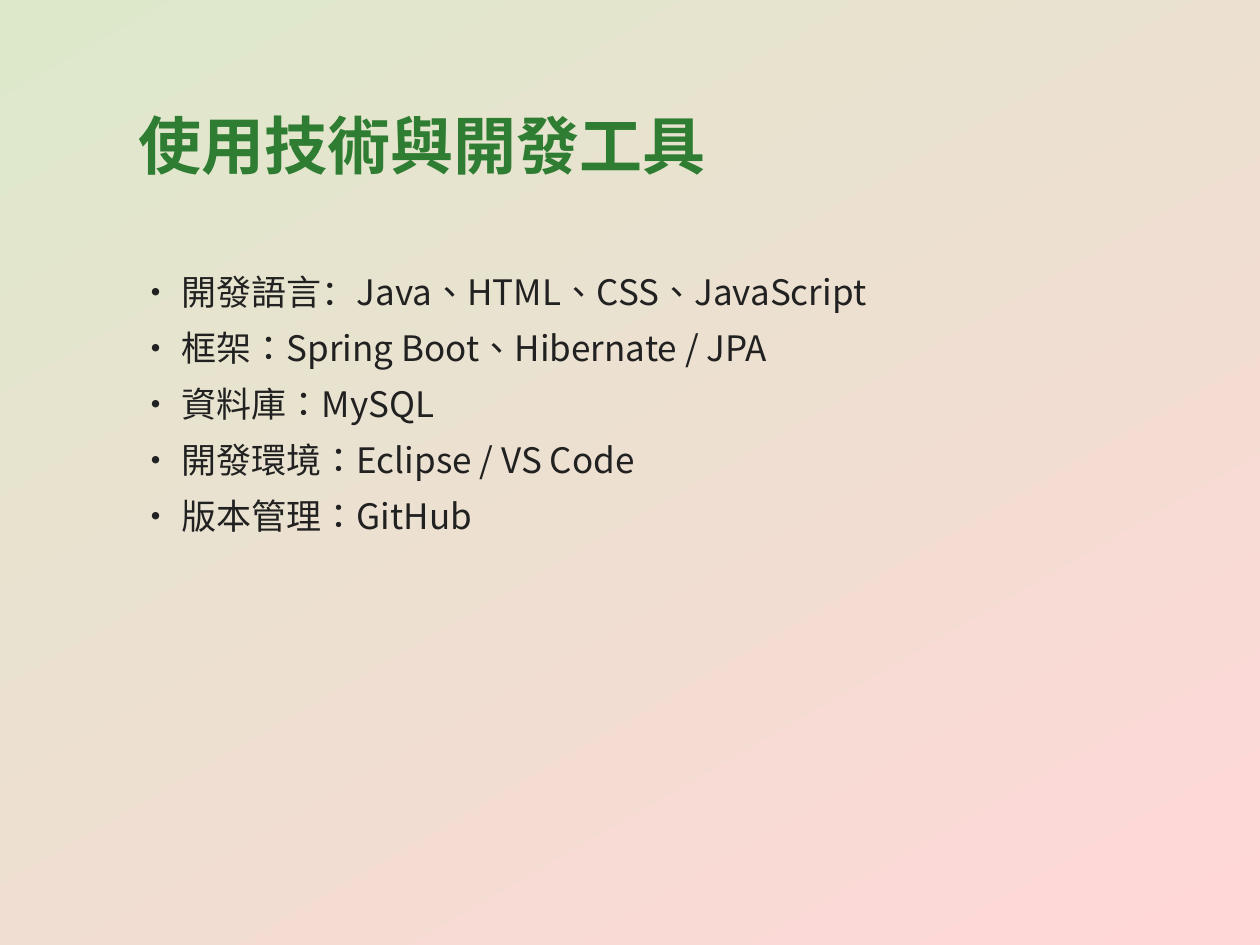
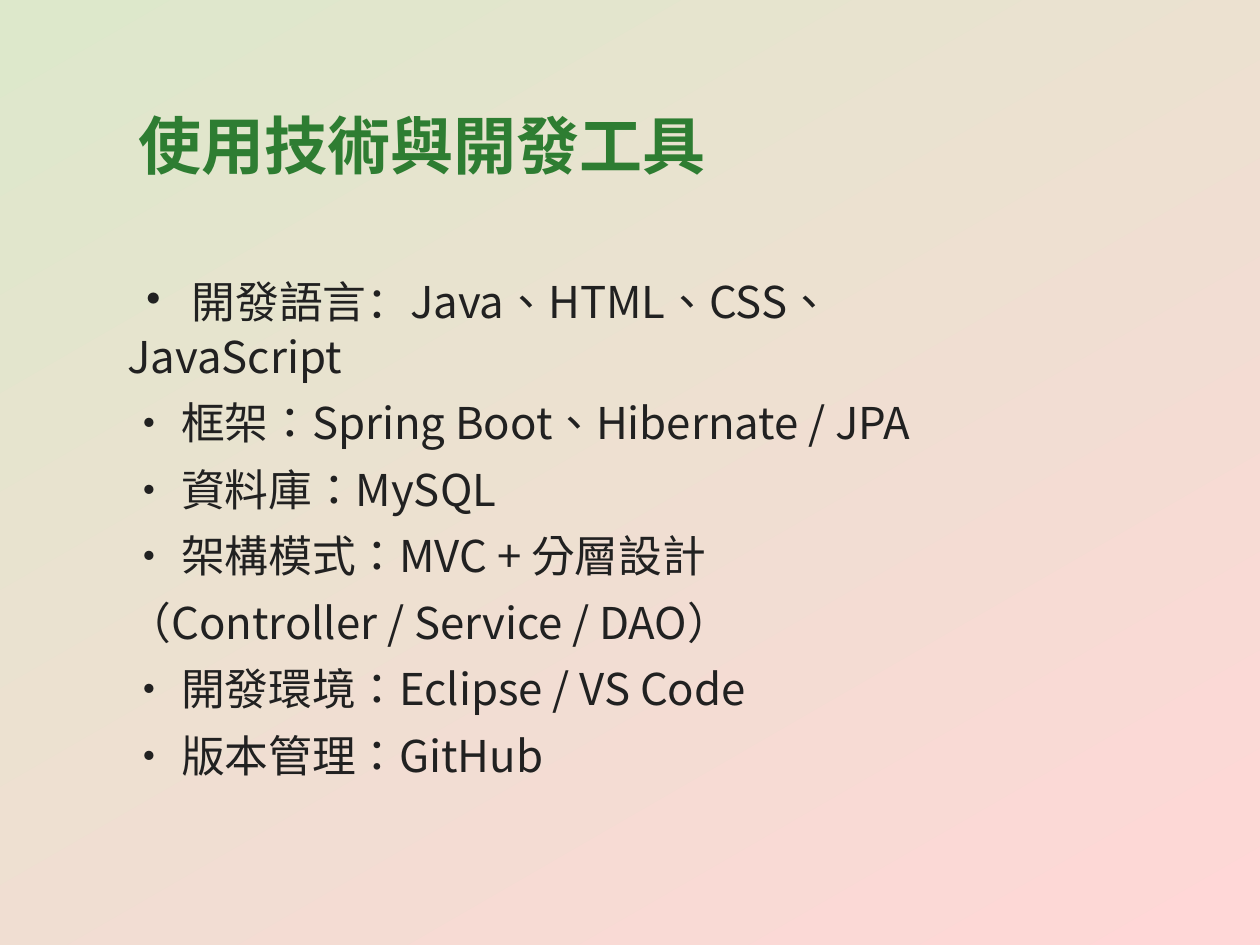
Before and after one commit to CYX1025/EasyBuyFarm, a slide deck: slide 5 of EasyBuyFarm_專案簡報.pptx. Drawn at 1260x945 pixels with LibreOffice and Linux fonts; fonts in the diff are those of the drawing. Boxes give left, top, right and bottom in pixels: in the first picture for what was removed or moved away, otherwise in the second. Text is boxed around its words. In the diff, an @@ line names an element or a change of style, - is before the commit and + after.

```diff
--- a/EasyBuyFarm_專案簡報.pptx
+++ b/EasyBuyFarm_專案簡報.pptx
@@ text "• 開發語言：Java、HTML、CSS、JavaScript": place and size @@
-text "• 開發語言：Java、HTML、CSS、JavaScript" at [181,275,866,532]
+text "• 開發語言：Java、HTML、CSS、JavaScript" at [128,281,910,776]
@@ text at [128,281,910,776]: size 20 to 30 pt in "•"; size 20 to 25 pt in "開發語言：Java、HTML、CSS、JavaScript", "• 框架：Spring Boot、Hibernate / JPA", "• 資料庫：MySQL", "• 開發環境：Eclipse / VS Code" and 1 more places @@
@@ text at [128,535,731,643]: paragraphs added @@
+• 架構模式：MVC + 分層設計
+（Controller / Service / DAO）
```
Also in this commit, not shown: 17 other slides changed, 6 slides added.
